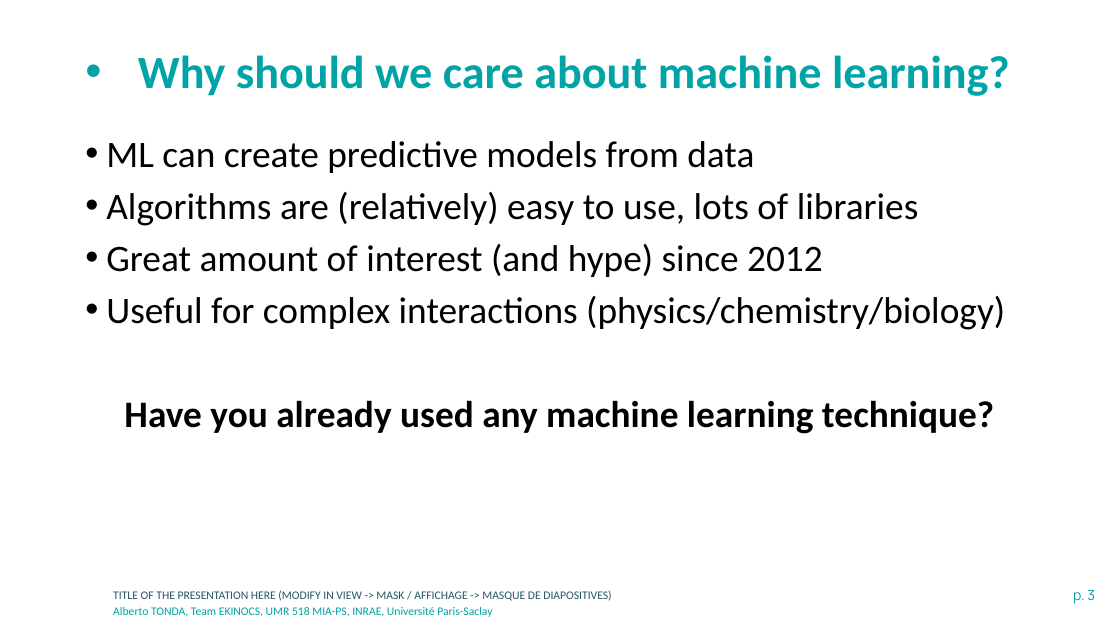
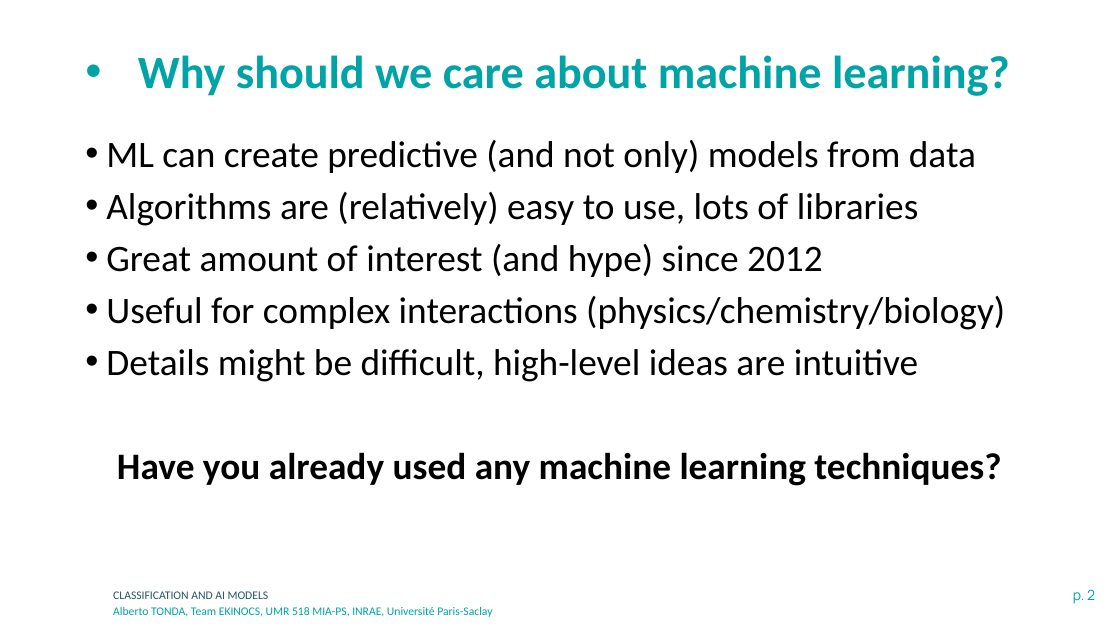
Before and after one commit to albertotonda/teaching, a slide deck: slide 2 of 2024-inrae-model-data-researcher-school/intro-to-machine-learning-models-tonda.pptx (slide 3 before the commit). Drawn at 1120x630 pixels with LibreOffice and Linux fonts; fonts in the diff are those of the drawing; background and template pictures are left out. Boxes give left, top, right and bottom in pixels: in the first picture for what was removed or moved away, otherwise in the second. Text is boxed around its words. In the diff, an @@ line names an element or a change of style, - is before the commit and + after.

```diff
--- a/2024-inrae-model-data-researcher-school/intro-to-machine-learning-models-tonda.pptx
+++ b/2024-inrae-model-data-researcher-school/intro-to-machine-learning-models-tonda.pptx
@@ text at bbox=[106, 140, 976, 173]: text changed @@
-• ML can create predictive models from data
+• ML can create predictive (and not only) models from data
@@ text at bbox=[106, 349, 1001, 486]: text changed; bold off @@
-Have you already used any machine learning technique?
+• Details might be difficult, high-level ideas are intuitive
+Have you already used any machine learning techniques?
@@ text at bbox=[113, 591, 269, 599]: text changed @@
-TITLE OF THE PRESENTATION HERE (MODIFY IN VIEW -> MASK / AFFICHAGE -> MASQUE DE DIAPOSITIVES)
+CLASSIFICATION AND AI MODELS
@@ page number at bbox=[1073, 589, 1095, 604]: text changed @@
-p. 3
+p. 2
```
Also in this commit, not shown: 21 other slides changed, 44 slides added, 4 slides removed, 8 other files.
